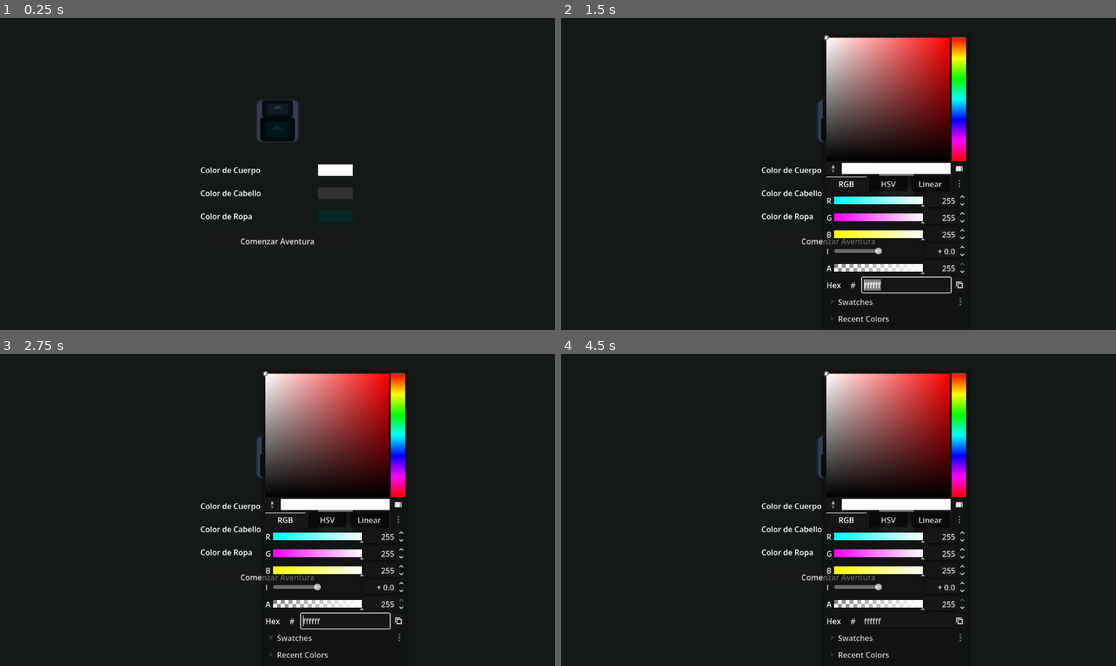
Above: before the commit, frames 1-4 (two rows, left to right).
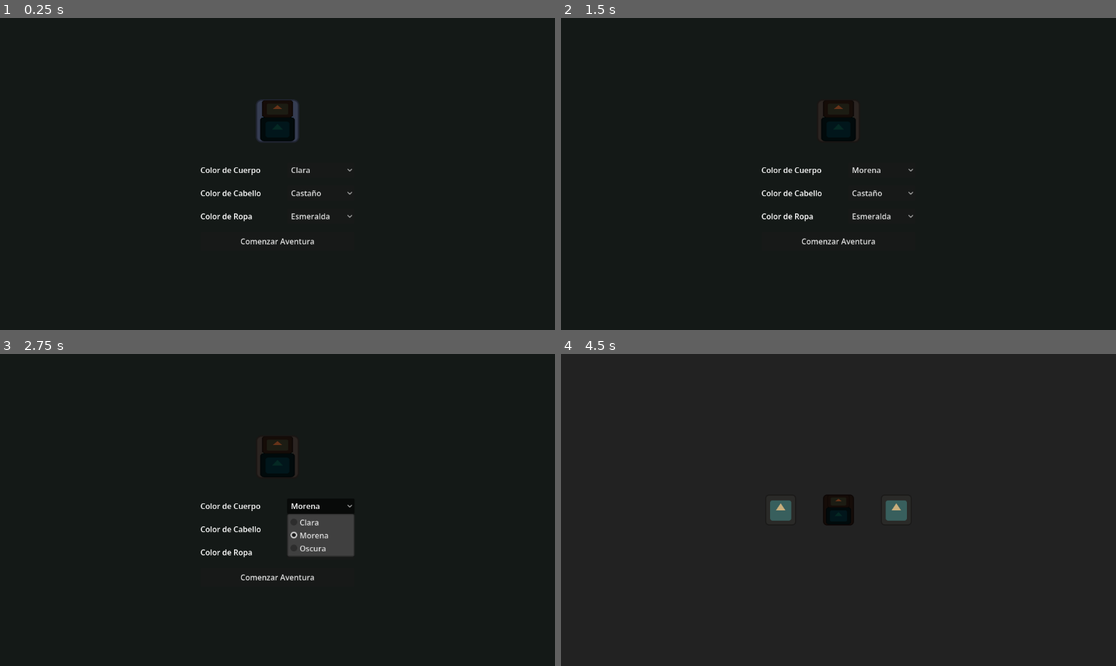
Above: after the commit, the same moments.

Repository: rualesana-046/Proyecto_videojuego_2D
Game: Godot game, scene res://scenes/ui/CharacterCreator.tscn
Same seed, same stepped clock (60 frames per second), same inputs: the game is played once before the commit and once after it. The engine's default icon, where the game draws it, is replaced by a stand-in: a white triangle on a blue panel in a dark square.
Inputs (mouse positions are in pixels of both pictures, inside the frame that each line leads up to):
- Up to frame 1 (0.25 s): no input
- Up to frame 2 (1.5 s): click (882, 170) at 0.5 s, where only the run after the commit has a clickable "Clara"; click (882, 192) at 1.25 s, where only the run after the commit has a clickable "Castaño"
- Up to frame 3 (2.75 s): click (321, 506) at 2 s, where only the run after the commit has a clickable "Morena"
- Up to frame 4 (4.5 s): click (882, 553) at 2.75 s, where only the run after the commit has a clickable "Esmeralda"; click (882, 506) at 3.5 s, where only the run after the commit has a clickable "Oscura"; click "Comenzar Aventura" at 4.25 s

The runs differ from the first frame. In frame 1, 0.7% of the frame differs, in the area x 49-64%, y 27-65%; in frame 2, 12%; in frame 3, 13%; in frame 4, 13%, in the area x 36-74%, y 5-98%.

Commit message:
refactor: replace complex color pickers with curated OptionButtons for better UX

Diff:
--- a/scenes/ui/CharacterCreator.gd
+++ b/scenes/ui/CharacterCreator.gd
@@ -3,51 +3,80 @@
 
 const FIRST_LEVEL_PATH: String = "res://scenes/levels/Level1.tscn"
 
+const BODY_PALETTE: Dictionary = {
+	"Clara": Color.WHITE,
+	"Morena": Color(0.8, 0.6, 0.4),
+	"Oscura": Color(0.4, 0.2, 0.1)
+}
+const HAIR_PALETTE: Dictionary = {
+	"Castaño": Color(0.4, 0.2, 0.1),
+	"Rubio": Color(0.9, 0.8, 0.3),
+	"Negro": Color(0.1, 0.1, 0.1)
+}
+const CLOTHES_PALETTE: Dictionary = {
+	"Esmeralda": Color(0.02, 0.16, 0.14),
+	"Dorado": Color(0.78, 0.68, 0.48),
+	"Carmesí": Color(0.6, 0.1, 0.1)
+}
+
 @onready var preview_body_sprite: Sprite2D = $MainContainer/PreviewContainer/PreviewVisuals/BodySprite
 @onready var preview_clothes_sprite: Sprite2D = $MainContainer/PreviewContainer/PreviewVisuals/ClothesSprite
 @onready var preview_hair_sprite: Sprite2D = $MainContainer/PreviewContainer/PreviewVisuals/HairSprite
 
-@onready var body_color_picker: ColorPickerButton = $MainContainer/BodyColorRow/BodyColorPicker
-@onready var hair_color_picker: ColorPickerButton = $MainContainer/HairColorRow/HairColorPicker
-@onready var clothes_color_picker: ColorPickerButton = $MainContainer/ClothesColorRow/ClothesColorPicker
+@onready var body_option: OptionButton = $MainContainer/BodyColorRow/BodyOption
+@onready var hair_option: OptionButton = $MainContainer/HairColorRow/HairOption
+@onready var clothes_option: OptionButton = $MainContainer/ClothesColorRow/ClothesOption
 @onready var start_button: Button = $MainContainer/StartButton
 
 
 func _ready() -> void:
-	_initialize_colors()
-	body_color_picker.color_changed.connect(_on_body_color_changed)
-	hair_color_picker.color_changed.connect(_on_hair_color_changed)
-	clothes_color_picker.color_changed.connect(_on_clothes_color_changed)
+	_populate_options()
+	_on_body_option_selected(0)
+	_on_hair_option_selected(0)
+	_on_clothes_option_selected(0)
+
+	body_option.item_selected.connect(_on_body_option_selected)
+	hair_option.item_selected.connect(_on_hair_option_selected)
+	clothes_option.item_selected.connect(_on_clothes_option_selected)
 	start_button.pressed.connect(_on_start_button_pressed)
 
 
-func _initialize_colors() -> void:
-	var initial_body_color: Color = WorldState.player_colors.get("body", Color.WHITE)
-	var initial_hair_color: Color = WorldState.player_colors.get("hair", Color(0.2, 0.2, 0.2))
-	var initial_clothes_color: Color = WorldState.player_colors.get("clothes", Color(0.02, 0.16, 0.14))
+func _populate_options() -> void:
+	body_option.clear()
+	for option_name: Variant in BODY_PALETTE.keys():
+		body_option.add_item(str(option_name))
+	body_option.selected = 0
 
-	body_color_picker.color = initial_body_color
-	hair_color_picker.color = initial_hair_color
-	clothes_color_picker.color = initial_clothes_color
+	hair_option.clear()
+	for option_name: Variant in HAIR_PALETTE.keys():
+		hair_option.add_item(str(option_name))
+	hair_option.selected = 0
 
-	preview_body_sprite.modulate = initial_body_color
-	preview_hair_sprite.modulate = initial_hair_color
-	preview_clothes_sprite.modulate = initial_clothes_color
+	clothes_option.clear()
+	for option_name: Variant in CLOTHES_PALETTE.keys():
+		clothes_option.add_item(str(option_name))
+	clothes_option.selected = 0
 
 
-func _on_body_color_changed(color: Color) -> void:
-	WorldState.player_colors["body"] = color
-	preview_body_sprite.modulate = color
+func _on_body_option_selected(index: int) -> void:
+	var selected_key: String = body_option.get_item_text(index)
+	var selected_color: Color = BODY_PALETTE.get(selected_key, Color.WHITE)
+	WorldState.player_colors["body"] = selected_color
+	preview_body_sprite.modulate = selected_color
 
 
-func _on_hair_color_changed(color: Color) -> void:
-	WorldState.player_colors["hair"] = color
-	preview_hair_sprite.modulate = color
+func _on_hair_option_selected(index: int) -> void:
+	var selected_key: String = hair_option.get_item_text(index)
+	var selected_color: Color = HAIR_PALETTE.get(selected_key, Color(0.4, 0.2, 0.1))
+	WorldState.player_colors["hair"] = selected_color
+	preview_hair_sprite.modulate = selected_color
 
 
-func _on_clothes_color_changed(color: Color) -> void:
-	WorldState.player_colors["clothes"] = color
-	preview_clothes_sprite.modulate = color
+func _on_clothes_option_selected(index: int) -> void:
+	var selected_key: String = clothes_option.get_item_text(index)
+	var selected_color: Color = CLOTHES_PALETTE.get(selected_key, Color(0.02, 0.16, 0.14))
+	WorldState.player_colors["clothes"] = selected_color
+	preview_clothes_sprite.modulate = selected_color
 
 
 func _on_start_button_pressed() -> void:
--- a/scenes/ui/CharacterCreator.tscn
+++ b/scenes/ui/CharacterCreator.tscn
@@ -68,8 +68,8 @@
 size_flags_horizontal = 3
 text = "Color de Cuerpo"
 
-[node name="BodyColorPicker" type="ColorPickerButton" parent="MainContainer/BodyColorRow"]
-custom_minimum_size = Vector2(80, 32)
+[node name="BodyOption" type="OptionButton" parent="MainContainer/BodyColorRow"]
+custom_minimum_size = Vector2(140, 32)
 layout_mode = 2
 
 [node name="HairColorRow" type="HBoxContainer" parent="MainContainer"]
@@ -80,8 +80,8 @@
 size_flags_horizontal = 3
 text = "Color de Cabello"
 
-[node name="HairColorPicker" type="ColorPickerButton" parent="MainContainer/HairColorRow"]
-custom_minimum_size = Vector2(80, 32)
+[node name="HairOption" type="OptionButton" parent="MainContainer/HairColorRow"]
+custom_minimum_size = Vector2(140, 32)
 layout_mode = 2
 
 [node name="ClothesColorRow" type="HBoxContainer" parent="MainContainer"]
@@ -92,8 +92,8 @@
 size_flags_horizontal = 3
 text = "Color de Ropa"
 
-[node name="ClothesColorPicker" type="ColorPickerButton" parent="MainContainer/ClothesColorRow"]
-custom_minimum_size = Vector2(80, 32)
+[node name="ClothesOption" type="OptionButton" parent="MainContainer/ClothesColorRow"]
+custom_minimum_size = Vector2(140, 32)
 layout_mode = 2
 
 [node name="StartButton" type="Button" parent="MainContainer"]
Not shown, added: autoloads/AIProfiler.gd.uid
Not shown, added: scenes/ui/CharacterCreator.gd.uid
